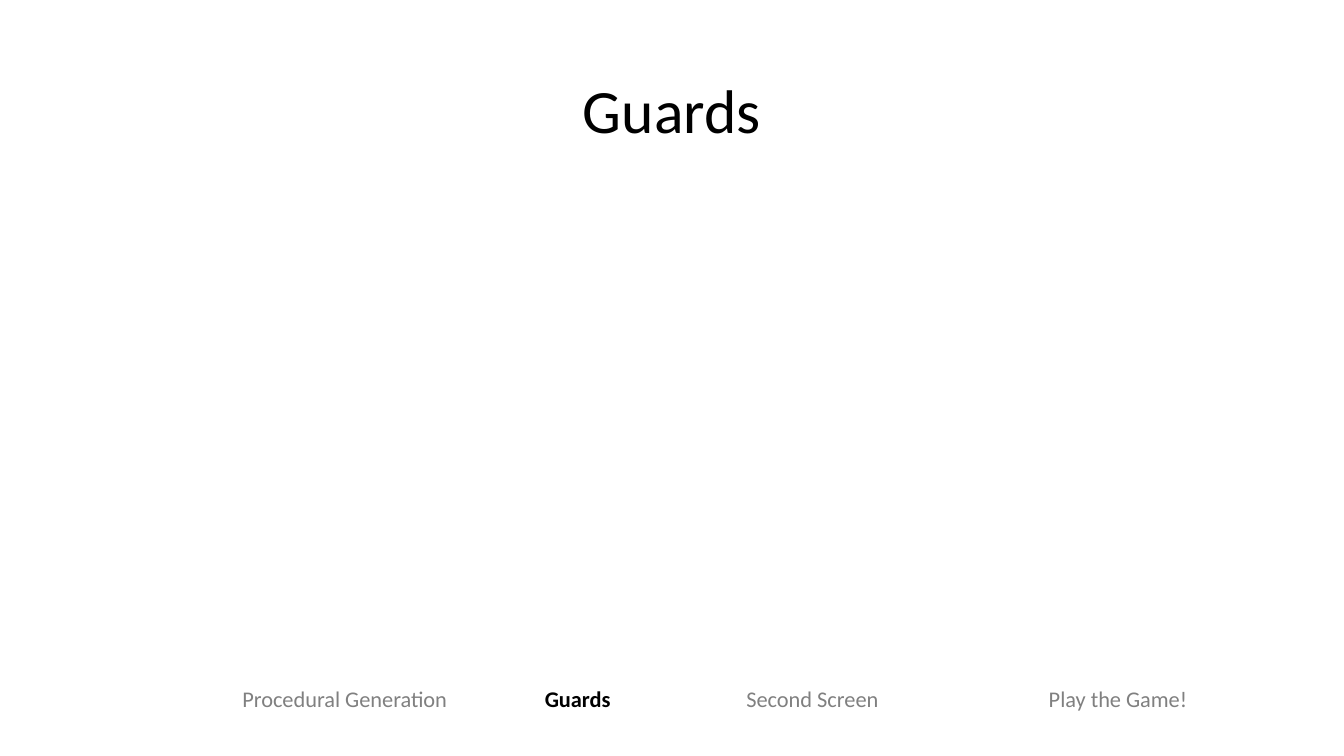
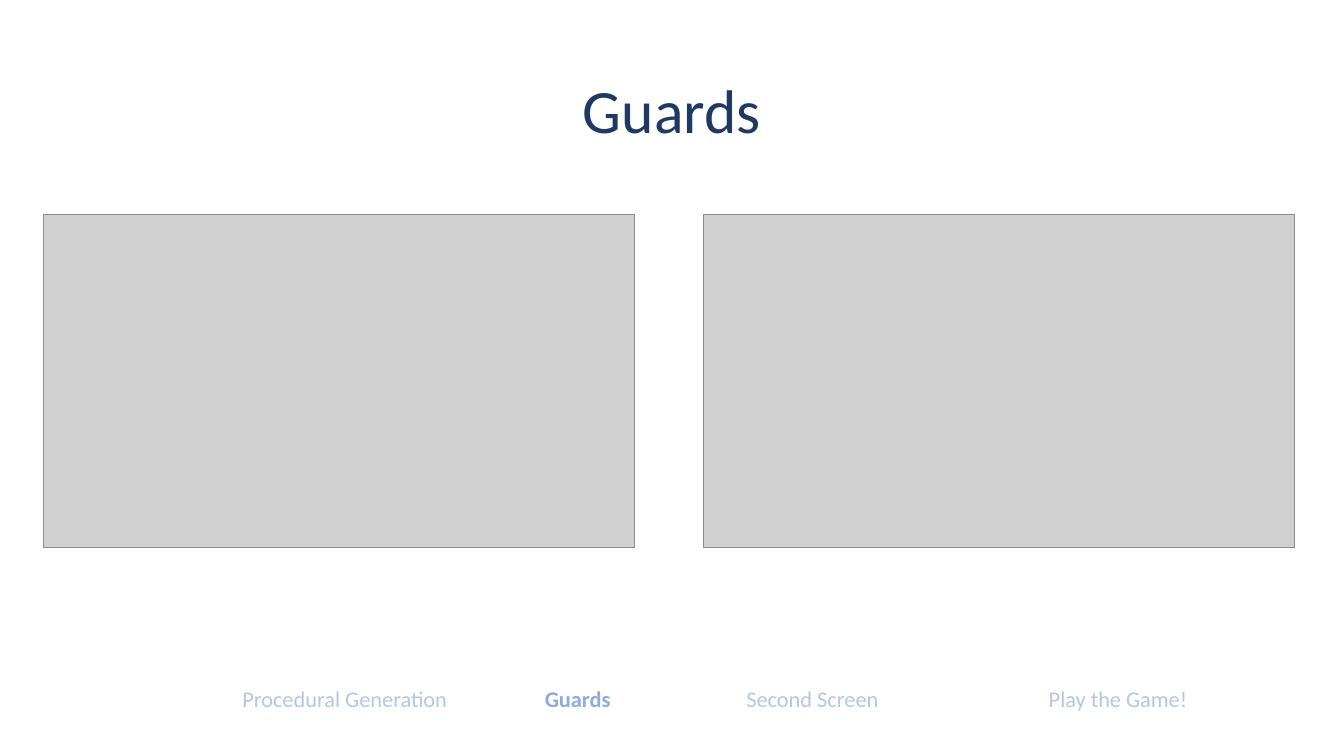
Before and after one commit to tim427/minorproject, a slide deck: slide 4 of Presentation/Presentation.pptx. Drawn at 1344x756 pixels with LibreOffice and Linux fonts; fonts in the diff are those of the drawing; grey boxes stand for pictures. Boxes give left, top, right and bottom in pixels: in the first picture for what was removed or moved away, otherwise in the second. Text is boxed around its words. In the diff, an @@ line names an element or a change of style, - is before the commit and + after.

```diff
--- a/Presentation/Presentation.pptx
+++ b/Presentation/Presentation.pptx
@@ title "Guards" at box(583, 90, 761, 134): text colour #000000 to #203864 @@
@@ picture added at box(43, 215, 634, 547) @@
@@ picture added at box(704, 215, 1295, 547) @@
@@ text "Procedural Generation Guards Second Screen ..." at box(242, 691, 1187, 711): text colour #808080 to #B4C7E7 in "Procedural Generation Second Screen Play the Game!"; text colour #000000 to #8FAADC in "Guards" @@
```
Also in this commit, not shown: 6 other slides changed, 5 other files.
